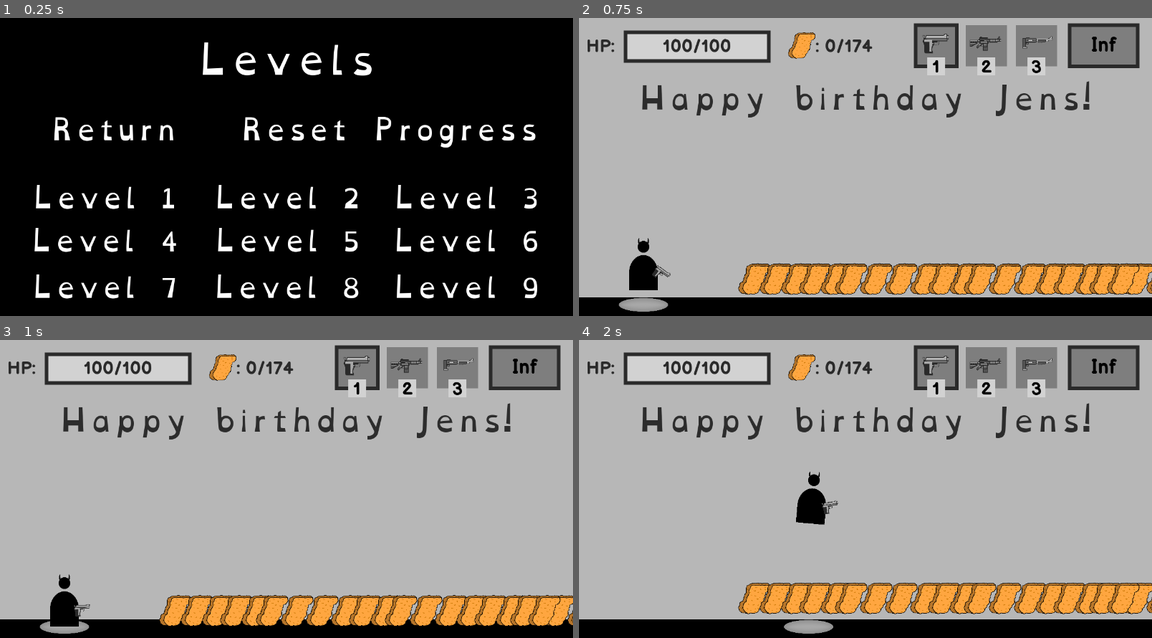
Above: before the commit, frames 1-4 (two rows, left to right).
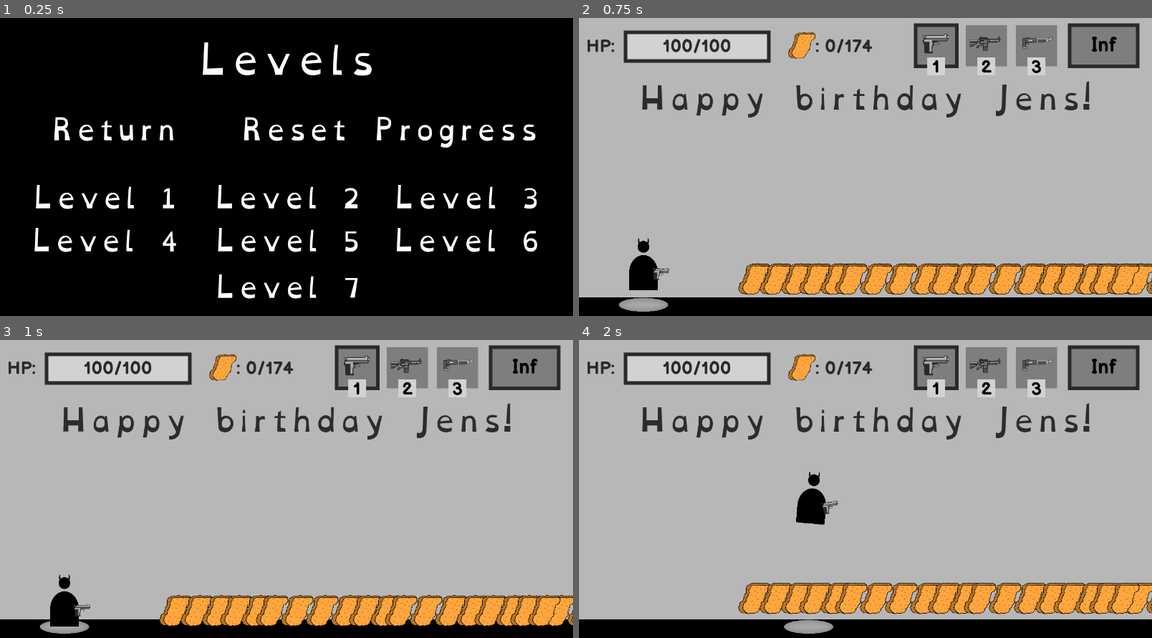
Above: after the commit, the same moments.

Repository: BesterCoder/nuggie-collector
Game: Godot game, scene res://menus/level/LevelList.tscn
Same seed, same stepped clock (60 frames per second), same inputs: the game is played once before the commit and once after it. This scene is started directly instead of the project's main scene.
Inputs (mouse positions are in pixels of both pictures, inside the frame that each line leads up to):
- Up to frame 1 (0.25 s): no input
- Up to frame 2 (0.75 s): click "Level 7" at 0.5 s
- Up to frame 3 (1 s): no input
- Up to frame 4 (2 s): move the mouse to (991, 486) at 1.27 s; hold D (move_right) from 1.28 s (still down); hold E (interact) from 1.28 s (still down); tap W (jump) at 1.52 s

The runs differ from the first frame. In frame 1, 1.2% of the frame differs, in the area x 6-94%, y 86-95%; in frame 2, less than 0.1%; in frame 3, less than 0.1%; in frame 4, nothing differs.

Commit message:
Modified LevelList to handle 7 levels instead of 9

Diff:
--- a/menus/level/LevelList.tscn
+++ b/menus/level/LevelList.tscn
@@ -175,23 +175,6 @@
 }
 
 [node name="Level7" type="Button" parent="."]
-margin_left = 40.0
-margin_top = 544.0
-margin_right = 424.0
-margin_bottom = 660.0
-focus_mode = 0
-custom_fonts/font = SubResource( 2 )
-custom_colors/font_color = Color( 1, 1, 1, 1 )
-custom_colors/font_color_hover = Color( 0.164706, 0.164706, 0.164706, 1 )
-custom_colors/font_color_pressed = Color( 0, 0, 0, 1 )
-enabled_focus_mode = 0
-text = "Level 7"
-flat = true
-__meta__ = {
-"_edit_use_anchors_": false
-}
-
-[node name="Level8" type="Button" parent="."]
 margin_left = 448.0
 margin_top = 544.0
 margin_right = 832.0
@@ -202,24 +185,7 @@
 custom_colors/font_color_hover = Color( 0.164706, 0.164706, 0.164706, 1 )
 custom_colors/font_color_pressed = Color( 0, 0, 0, 1 )
 enabled_focus_mode = 0
-text = "Level 8"
-flat = true
-__meta__ = {
-"_edit_use_anchors_": false
-}
-
-[node name="Level9" type="Button" parent="."]
-margin_left = 848.0
-margin_top = 544.0
-margin_right = 1232.0
-margin_bottom = 660.0
-focus_mode = 0
-custom_fonts/font = SubResource( 2 )
-custom_colors/font_color = Color( 1, 1, 1, 1 )
-custom_colors/font_color_hover = Color( 0.164706, 0.164706, 0.164706, 1 )
-custom_colors/font_color_pressed = Color( 0, 0, 0, 1 )
-enabled_focus_mode = 0
-text = "Level 9"
+text = "Level 7"
 flat = true
 __meta__ = {
 "_edit_use_anchors_": false
@@ -233,5 +199,3 @@
 [connection signal="pressed" from="Level5" to="." method="_on_level5_pressed"]
 [connection signal="pressed" from="Level6" to="." method="_on_level6_pressed"]
 [connection signal="pressed" from="Level7" to="." method="_on_level7_pressed"]
-[connection signal="pressed" from="Level8" to="." method="_on_level8_pressed"]
-[connection signal="pressed" from="Level9" to="." method="_on_level9_pressed"]
